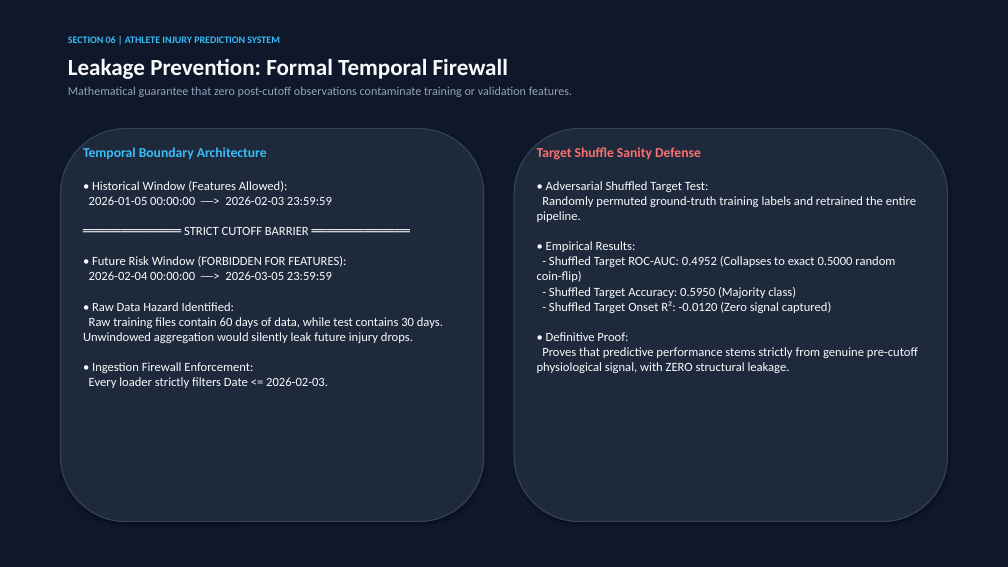
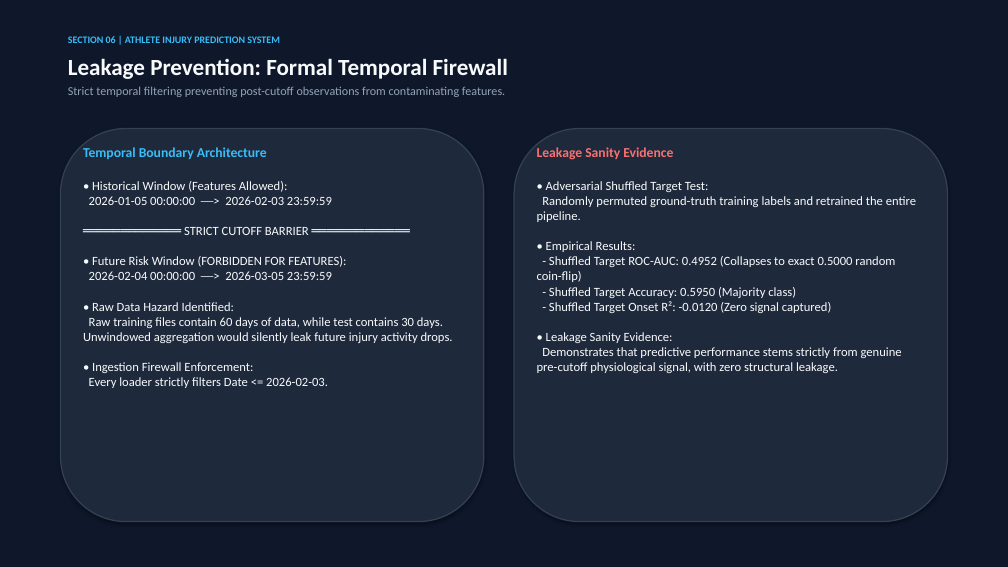
Before and after one commit to bhavya277/ML-Model-for-Athletes, a slide deck: slide 6 of Athlete_Injury_Prediction_Competition.pptx. Drawn at 1008x567 pixels with LibreOffice and Linux fonts; fonts in the diff are those of the drawing. Boxes give left, top, right and bottom in pixels: in the first picture for what was removed or moved away, otherwise in the second. Text is boxed around its words. In the diff, an @@ line names an element or a change of style, - is before the commit and + after.

```diff
--- a/Athlete_Injury_Prediction_Competition.pptx
+++ b/Athlete_Injury_Prediction_Competition.pptx
@@ text at (68,86,505,97): text changed @@
-Mathematical guarantee that zero post-cutoff observations contaminate training or validation features.
+Strict temporal filtering preventing post-cutoff observations from contaminating features.
@@ text at (537,147,673,160): text changed @@
-Target Shuffle Sanity Defense
+Leakage Sanity Evidence
@@ text at (83,181,453,388): text changed @@
-• Historical Window (Features Allowed):
-2026-01-05 00:00:00 ──> 2026-02-03 23:59:59
-═════════════ STRICT CUTOFF BARRIER ═════════════
-• Future Risk Window (FORBIDDEN FOR FEATURES):
-2026-02-04 00:00:00 ──> 2026-03-05 23:59:59
-• Raw Data Hazard Identified:
-Raw training files contain 60 days of data, while test contains 30 days. Unwindowed aggregation would silently leak future injury drops.
-• Ingestion Firewall Enforcement:
-Every loader strictly filters Date <= 2026-02-03.
+• Historical Window (Features Allowed):
+2026-01-05 00:00:00 ──> 2026-02-03 23:59:59
+═════════════ STRICT CUTOFF BARRIER ═════════════
+• Future Risk Window (FORBIDDEN FOR FEATURES):
+2026-02-04 00:00:00 ──> 2026-03-05 23:59:59
+• Raw Data Hazard Identified:
+Raw training files contain 60 days of data, while test contains 30 days. Unwindowed aggregation would silently leak future injury activity drops.
+• Ingestion Firewall Enforcement:
+Every loader strictly filters Date <= 2026-02-03.
@@ text at (537,181,916,373): text changed @@
-• Adversarial Shuffled Target Test:
-Randomly permuted ground-truth training labels and retrained the entire pipeline.
-• Empirical Results:
-- Shuffled Target ROC-AUC: 0.4952 (Collapses to exact 0.5000 random coin-flip)
-- Shuffled Target Accuracy: 0.5950 (Majority class)
-- Shuffled Target Onset R²: -0.0120 (Zero signal captured)
-• Definitive Proof:
-Proves that predictive performance stems strictly from genuine pre-cutoff physiological signal, with ZERO structural leakage.
+• Adversarial Shuffled Target Test:
+Randomly permuted ground-truth training labels and retrained the entire pipeline.
+• Empirical Results:
+- Shuffled Target ROC-AUC: 0.4952 (Collapses to exact 0.5000 random coin-flip)
+- Shuffled Target Accuracy: 0.5950 (Majority class)
+- Shuffled Target Onset R²: -0.0120 (Zero signal captured)
+• Leakage Sanity Evidence:
+Demonstrates that predictive performance stems strictly from genuine pre-cutoff physiological signal, with zero structural leakage.
```
Also in this commit, not shown: 7 other slides changed, 7 other files.
